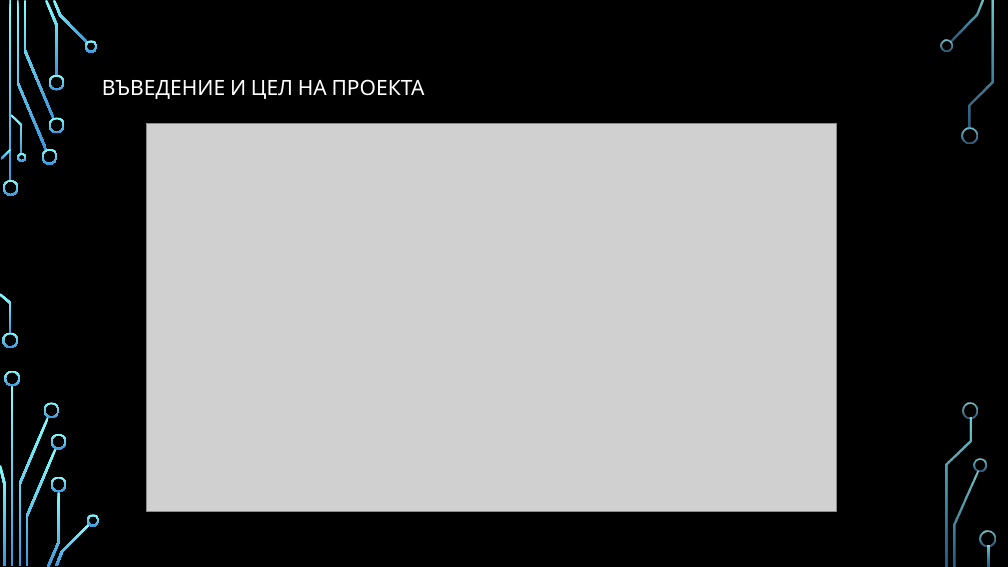
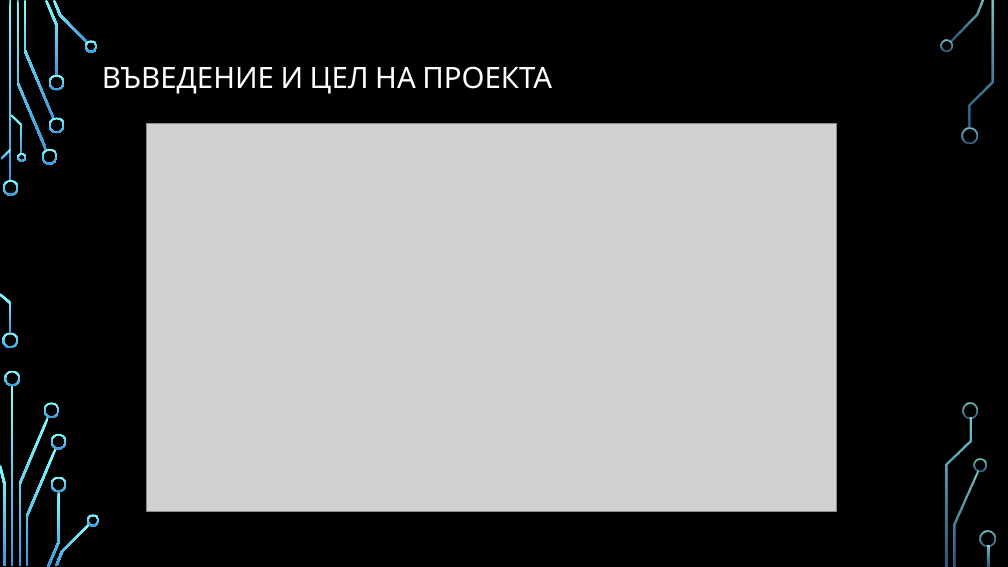
Before and after one commit to pgee-dzi2024/Theme_2508, a slide deck: slide 2 of dr/presentation.pptx. Drawn at 1008x567 pixels with LibreOffice and Linux fonts; fonts in the diff are those of the drawing; grey boxes stand for pictures; background and template pictures are left out. Boxes give left, top, right and bottom in pixels: in the first picture for what was removed or moved away, otherwise in the second. Text is boxed around its words. In the diff, an @@ line names an element or a change of style, - is before the commit and + after.

```diff
--- a/dr/presentation.pptx
+++ b/dr/presentation.pptx
@@ title "ВЪВЕДЕНИЕ И ЦЕЛ НА ПРОЕКТА" at bbox=[102, 66, 552, 94]: size 20 to 28 pt @@
```
Also in this commit, not shown: 7 other slides changed, 1 other file.
